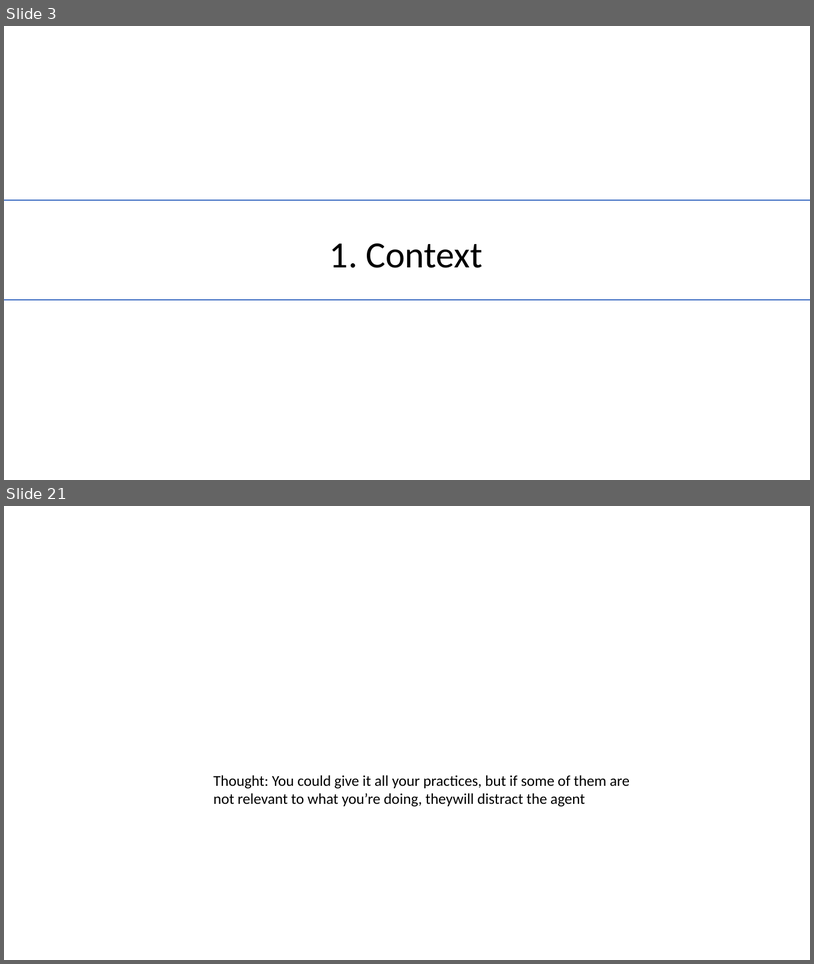
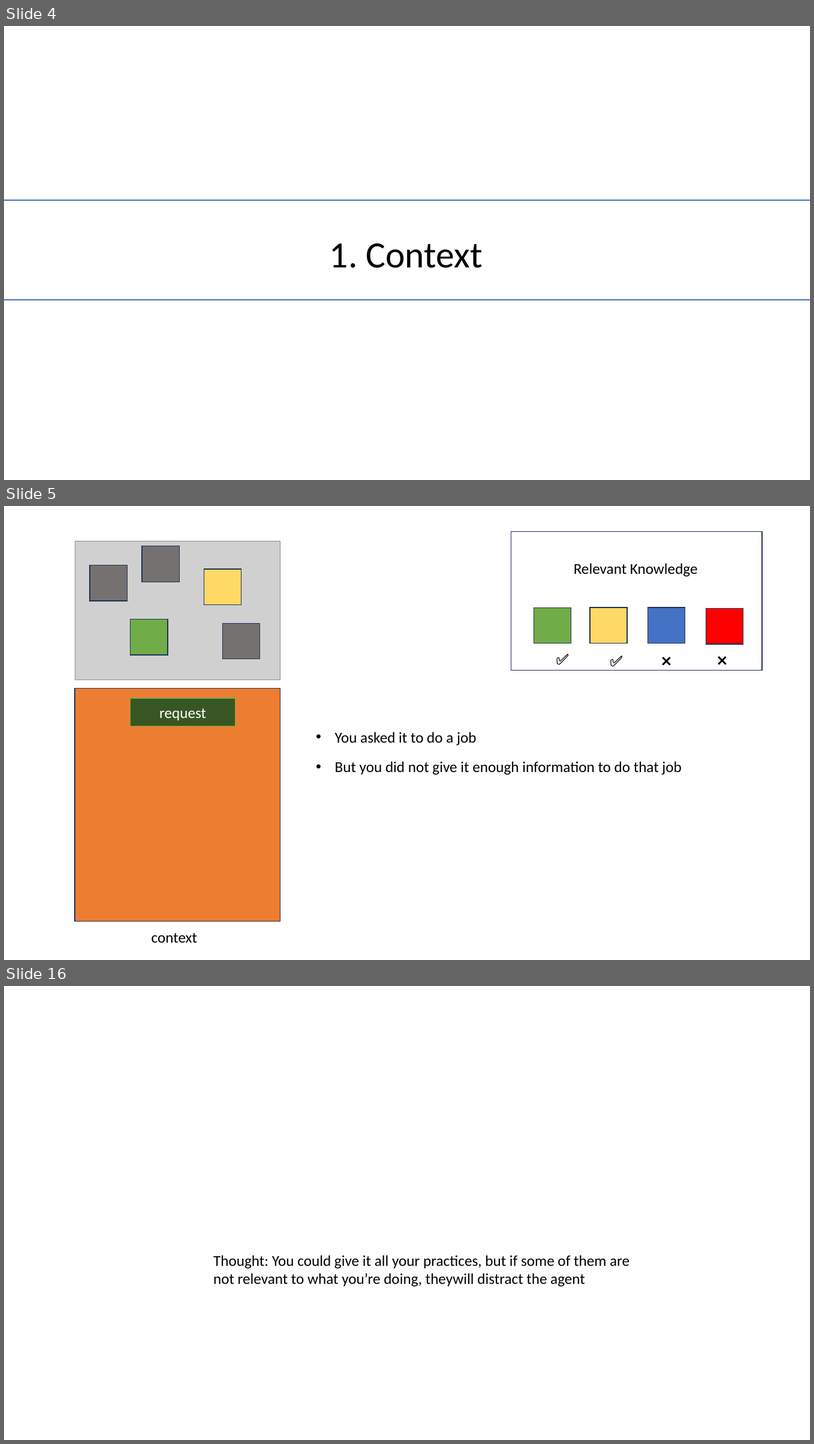
Before and after one commit to lexler/Talks, a slide deck: Slides/Core Patterns for Coding with AI.pptx. Shown one above the other, each under a label of ours: slides 3 and 21 before the commit, slides 4, 5 and 16 after it; the slides between them are not shown. The pictures are 814x964 and 814x1444 pixels, drawn with LibreOffice and Linux fonts; fonts in the diff are those of the drawing; grey boxes stand for pictures. Boxes give left, top, right and bottom in pixels: in the first picture for what was removed or moved away, otherwise in the second. Text is boxed around its words. In the diff, an @@ line names an element or a change of style, - is before the commit and + after.

```diff
--- a/Slides/Core Patterns for Coding with AI.pptx
+++ b/Slides/Core Patterns for Coding with AI.pptx
@@ slide 5 added at bbox=[4, 506, 810, 960], background #FFFFFF @@
@@ picture added at bbox=[75, 541, 281, 679] @@
@@ rectangle added at bbox=[512, 531, 762, 670], outline #1E3256 1 pt @@
@@ rectangle added at bbox=[142, 546, 179, 582], fill #767171, outline #1E3256 1 pt @@
@@ rectangle added at bbox=[90, 565, 128, 601], fill #767171, outline #1E3256 1 pt @@
@@ rectangle added at bbox=[204, 569, 242, 604], fill #FFD966, outline #1E3256 1 pt @@
@@ text added at bbox=[574, 563, 698, 577], 18 pt, text #000000 @@
+Relevant Knowledge
@@ rectangle added at bbox=[534, 607, 572, 643], fill #70AD47, outline #1E3256 1 pt @@
@@ rectangle added at bbox=[590, 607, 628, 643], fill #FFD966, outline #1E3256 1 pt @@
@@ rectangle added at bbox=[648, 607, 686, 643], fill #4472C4, outline #1E3256 1 pt @@
@@ rectangle added at bbox=[707, 608, 744, 644], fill #FF0000, outline #1E3256 1 pt @@
@@ rectangle added at bbox=[131, 619, 168, 655], fill #70AD47, outline #1E3256 1 pt @@
@@ rectangle added at bbox=[223, 624, 260, 659], fill #767171, outline #1E3256 1 pt @@
@@ text added at bbox=[550, 647, 575, 671], 18 pt, text #000000 @@
+✅
@@ text added at bbox=[604, 648, 629, 672], 18 pt, text #000000 @@
+✅
@@ text added at bbox=[639, 648, 695, 672], 18 pt, text #000000 @@
+❌
@@ text added at bbox=[695, 648, 750, 672], 18 pt, text #000000 @@
+❌
@@ rectangle added at bbox=[75, 688, 281, 921], fill #ED7D31, outline #1E3256 1 pt @@
@@ rectangle added at bbox=[131, 698, 235, 726], fill #385723, outline #70AD47 1 pt, 18 pt, text #FFFFFF @@
+request
@@ text added at bbox=[335, 732, 477, 745], 18 pt, text #000000 @@
+• You asked it to do a job
@@ text added at bbox=[335, 761, 682, 775], 18 pt, text #000000 @@
+• But you did not give it enough information to do that job
@@ text added at bbox=[152, 933, 197, 942], 18 pt, text #000000 @@
+context
@@ what was slide 3 is now slide 4 @@
@@ what was slide 21 is now slide 16 @@
```
Also in this commit, not shown: 1 slide changed, 10 other slides added, 16 slides removed.
